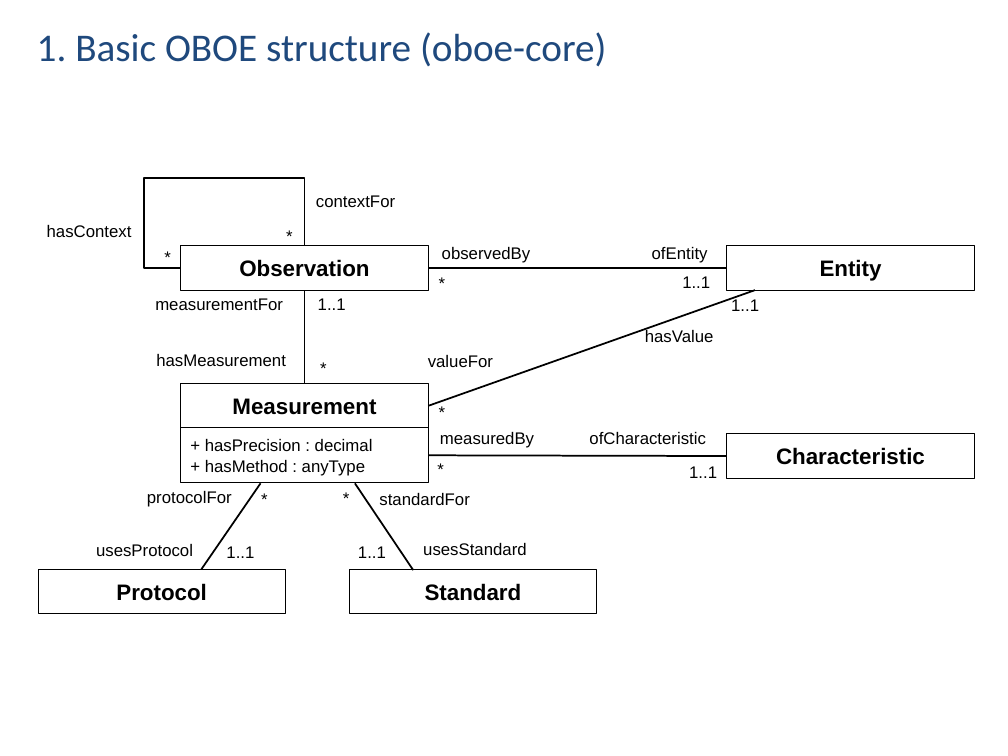
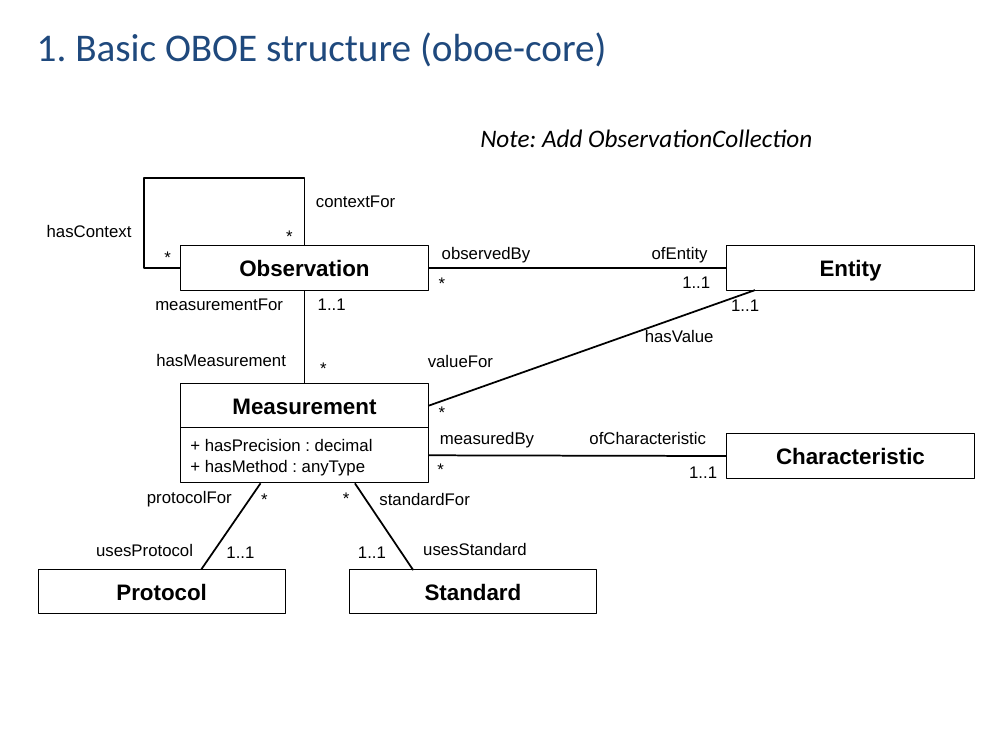
Before and after one commit to NCEAS/semtools, a slide deck: slide 3 of dev/oboe/docs/oboe-design-patterns.pptx. Drawn at 1008x756 pixels with LibreOffice and Linux fonts; fonts in the diff are those of the drawing. Boxes give left, top, right and bottom in pixels: in the first picture for what was removed or moved away, otherwise in the second. Text is boxed around its words. In the diff, an @@ line names an element or a change of style, - is before the commit and + after.

```diff
--- a/dev/oboe/docs/oboe-design-patterns.pptx
+++ b/dev/oboe/docs/oboe-design-patterns.pptx
@@ text added at [480,129,812,147], 18 pt, text #000000, italic @@
+Note: Add ObservationCollection
```
Also in this commit, not shown: 8 other slides changed, 7 slides added, 2 slides removed.
